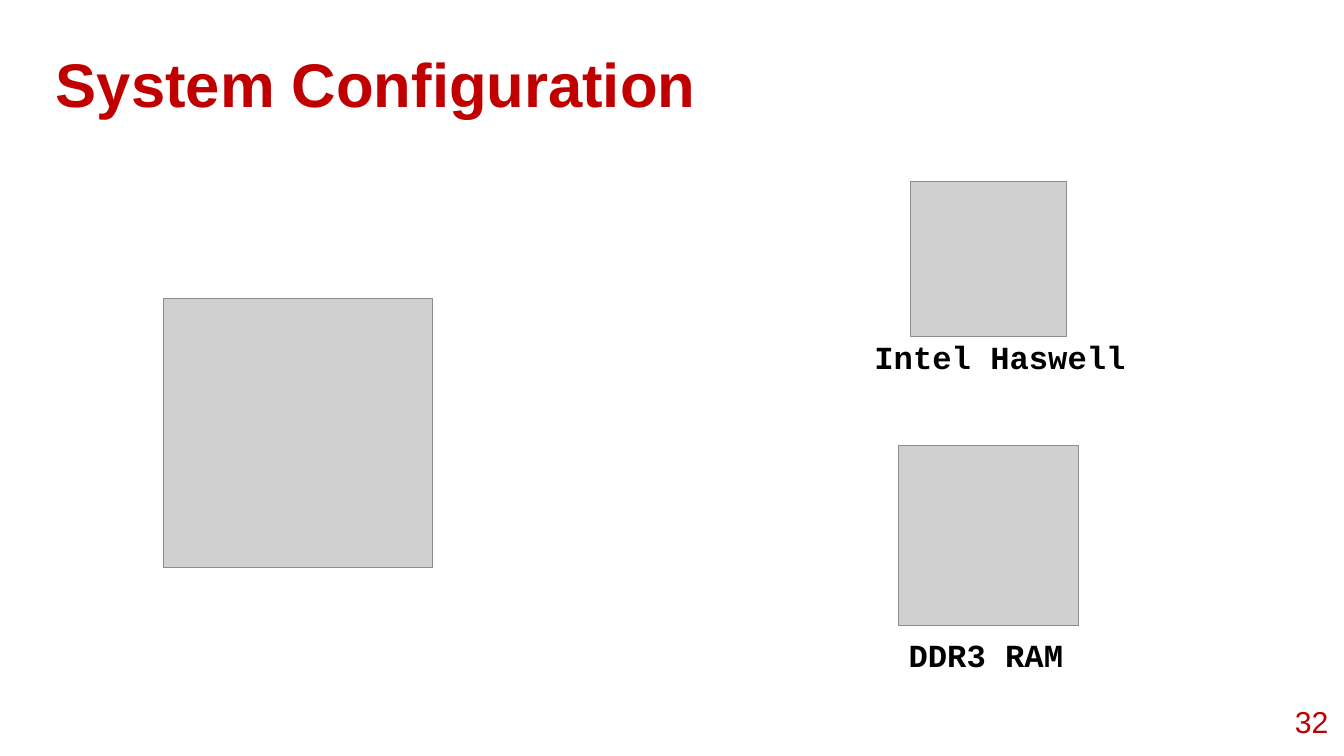
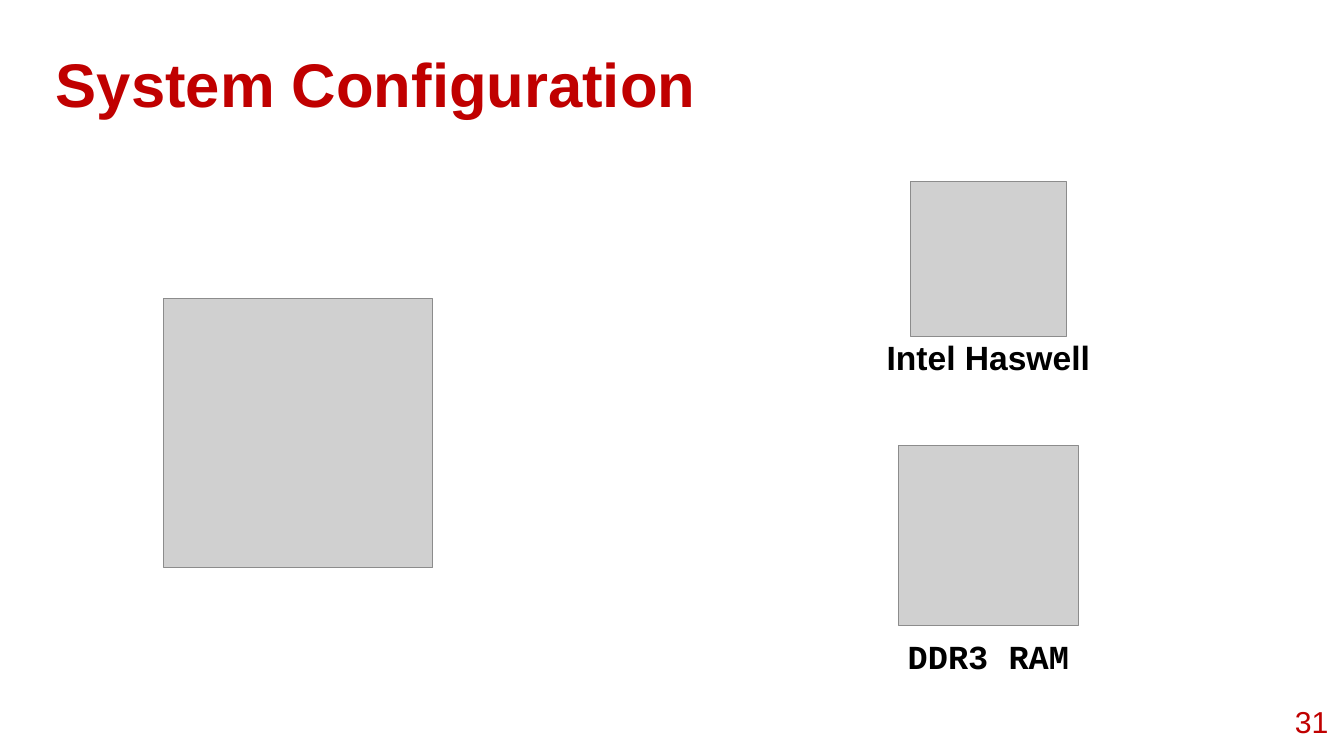
Before and after one commit to sroy729/FDP-Cybersecurity, a slide deck: slide 31 of slides/FDP-Cybersecurity.pptx (slide 32 before the commit). Drawn at 1344x756 pixels with LibreOffice and Linux fonts; fonts in the diff are those of the drawing; grey boxes stand for pictures. Boxes give left, top, right and bottom in pixels: in the first picture for what was removed or moved away, otherwise in the second. Text is boxed around its words. In the diff, an @@ line names an element or a change of style, - is before the commit and + after.

```diff
--- a/slides/FDP-Cybersecurity.pptx
+++ b/slides/FDP-Cybersecurity.pptx
@@ text "Intel Haswell": place and size @@
-text "Intel Haswell" at (874, 345, 1125, 370)
+text "Intel Haswell" at (887, 345, 1090, 371)
@@ text "Intel Haswell" at (887, 345, 1090, 371): size 23 to 24 pt, font Courier New to Arial; alignment left to centre @@
@@ text "DDR3 RAM" at (908, 646, 1070, 670): size 23 to 24 pt; alignment left to centre @@
@@ page number at (1295, 712, 1329, 734): text changed @@
-32
+31
```
Also in this commit, not shown: 30 other slides changed, 2 slides added, 1 slide removed.
